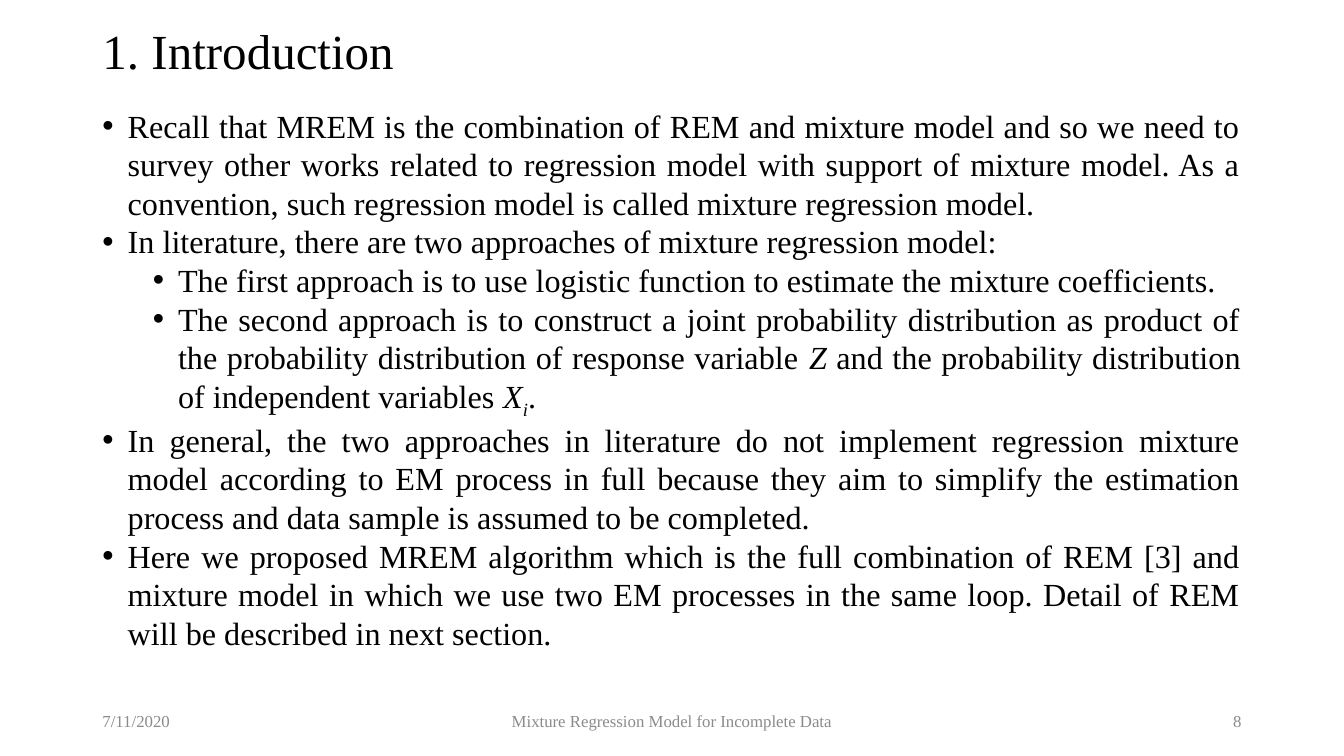
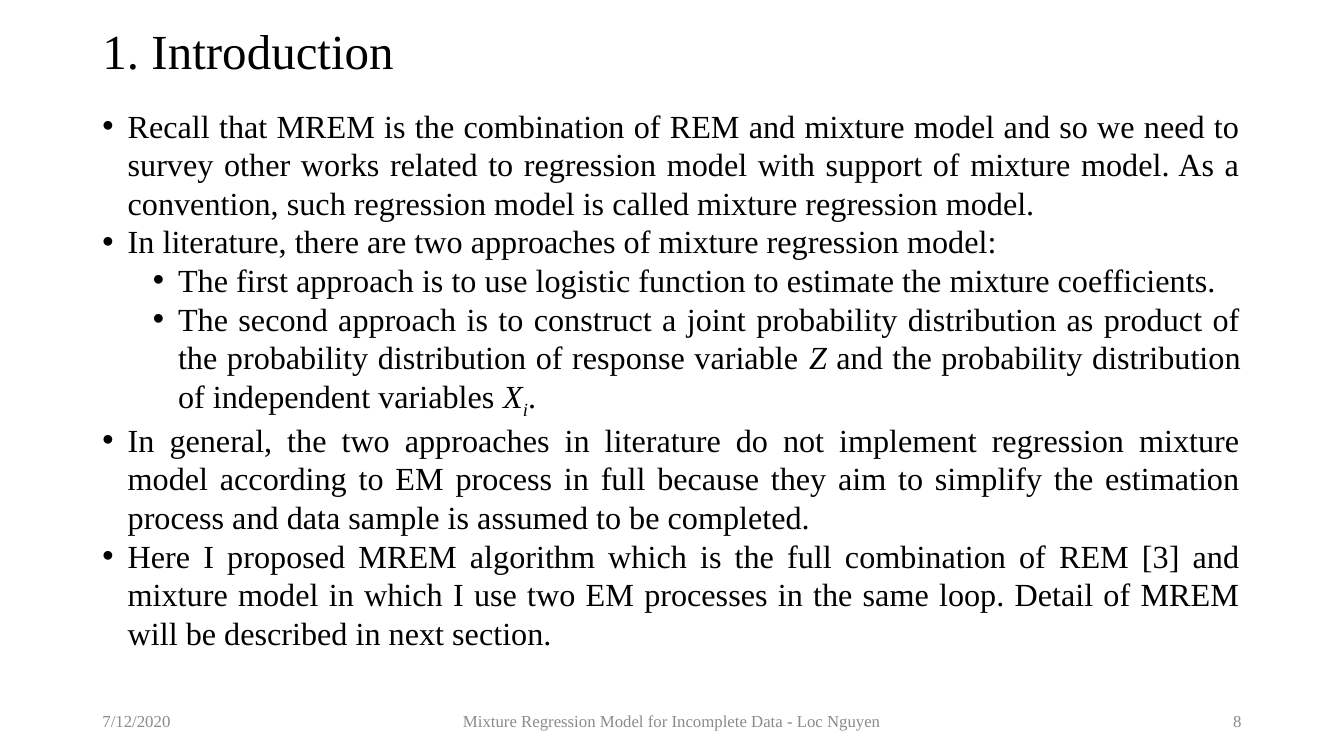
Before and after one commit to locnguyenacademic/sim, a slide deck: slide 8 of 2_design/MixtureRegressionModel/MixtureRegressionModel-RSC.pptx. Drawn at 1344x756 pixels with LibreOffice and Linux fonts; fonts in the diff are those of the drawing. Boxes give left, top, right and bottom in pixels: in the first picture for what was removed or moved away, otherwise in the second. Text is boxed around its words. In the diff, an @@ line names an element or a change of style, - is before the commit and + after.

```diff
--- a/2_design/MixtureRegressionModel/MixtureRegressionModel-RSC.pptx
+++ b/2_design/MixtureRegressionModel/MixtureRegressionModel-RSC.pptx
@@ text at [128,545,1239,646]: text changed @@
-• Here we proposed MREM algorithm which is the full combination of REM [3] and mixture model in which we use two EM processes in the same loop. Detail of REM will be described in next section.
+• Here I proposed MREM algorithm which is the full combination of REM [3] and mixture model in which I use two EM processes in the same loop. Detail of MREM will be described in next section.
@@ text at [102,716,170,727]: text changed @@
-7/11/2020
+7/12/2020
@@ text at [463,715,880,731]: text changed @@
-Mixture Regression Model for Incomplete Data
+Mixture Regression Model for Incomplete Data - Loc Nguyen
```
Also in this commit, not shown: 20 other slides changed, 4 slides added, 1 other file.
